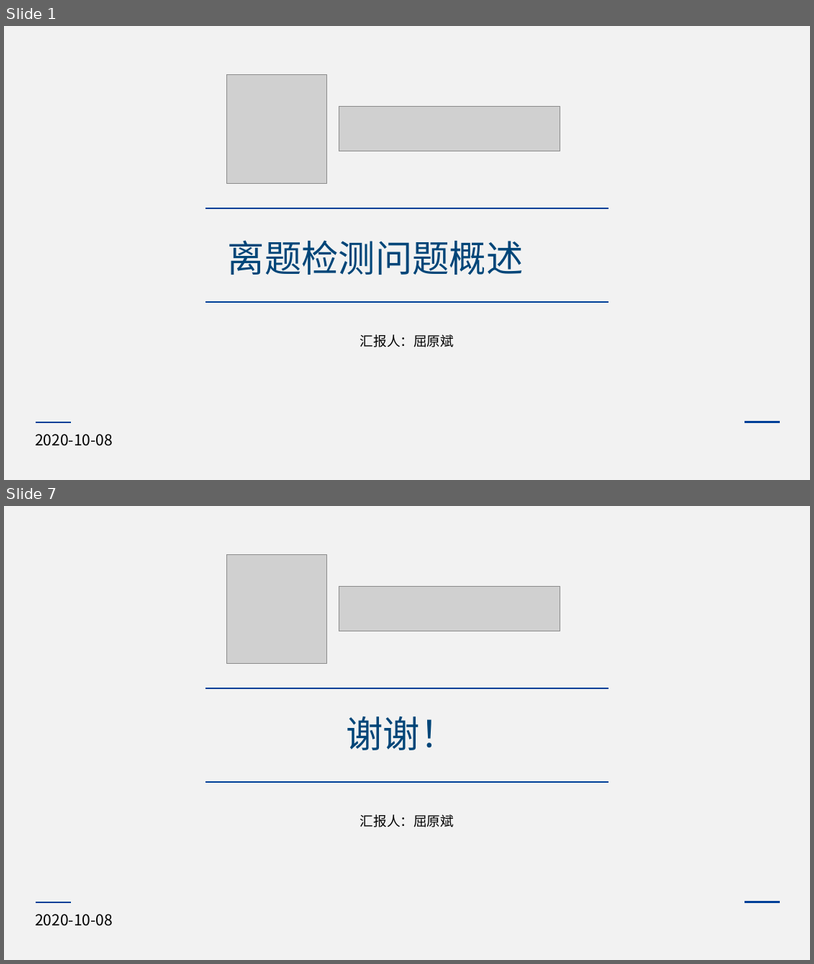
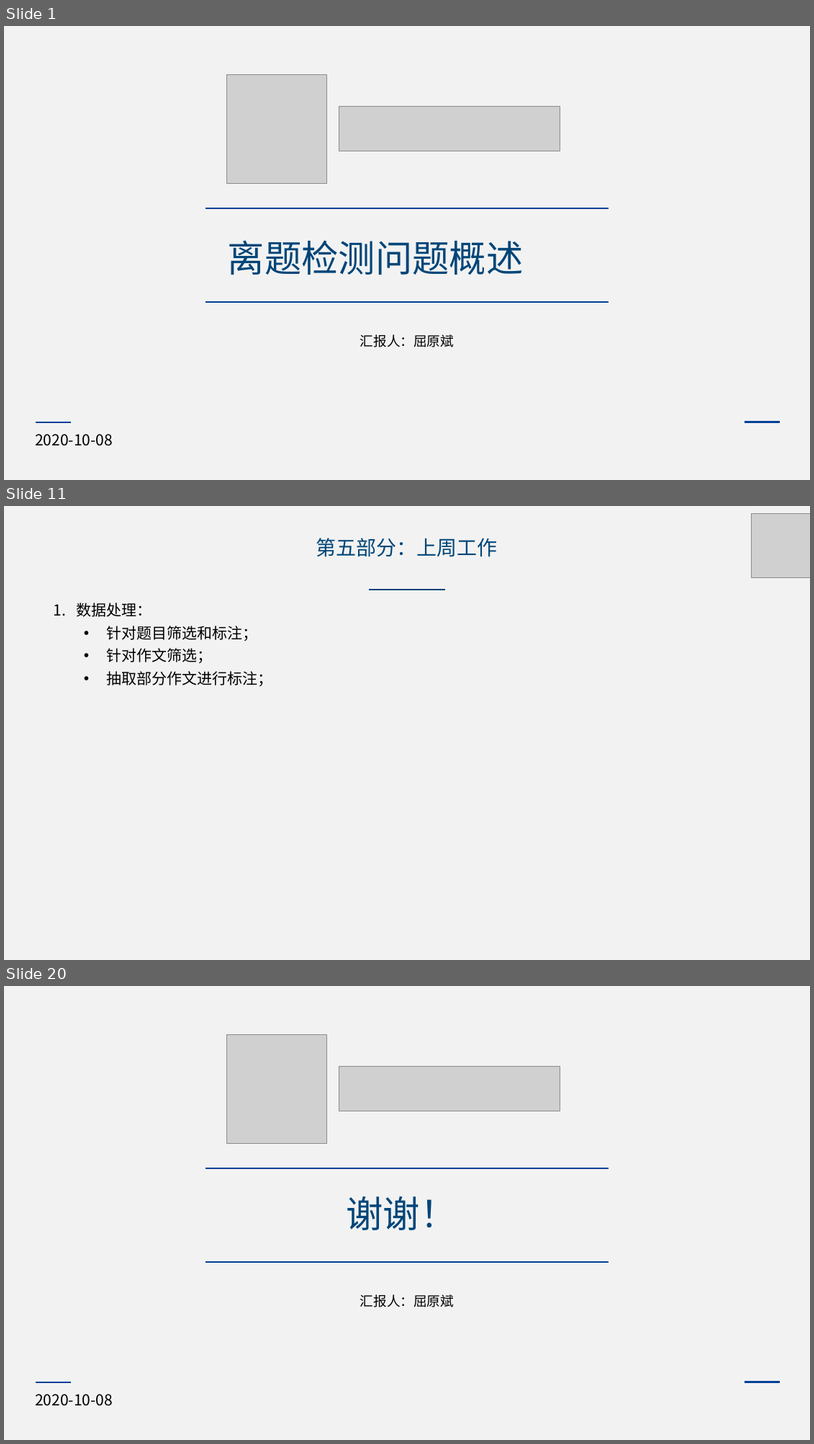
Before and after one commit to ybqu/courses, a slide deck: master/研究生工作/组会/屈原斌-组会-20201005.pptx. Shown one above the other, each under a label of ours: slides 1 and 7 before the commit, slides 1, 11 and 20 after it; the slides between them are not shown. The pictures are 814x964 and 814x1444 pixels, drawn with LibreOffice and Linux fonts; fonts in the diff are those of the drawing; grey boxes stand for pictures. Boxes give left, top, right and bottom in pixels: in the first picture for what was removed or moved away, otherwise in the second. Text is boxed around its words. In the diff, an @@ line names an element or a change of style, - is before the commit and + after.

```diff
--- a/master/研究生工作/组会/屈原斌-组会-20201005.pptx
+++ b/master/研究生工作/组会/屈原斌-组会-20201005.pptx
@@ slide 11 added at <box>4,506,810,960</box>, background #F2F2F2 @@
@@ picture added at <box>751,514,810,577</box> @@
@@ text added at <box>316,538,498,557</box>, 24 pt, text #004578 @@
+第五部分：上周工作
@@ line added from (369, 590) to (445, 590), #004578 1.5 pt @@
@@ text added at <box>76,602,273,686</box>, 18 pt, text #000000 @@
+1. 数据处理：
+  • 针对题目筛选和标注；
+  • 针对作文筛选；
+  • 抽取部分作文进行标注；
@@ what was slide 7 is now slide 20 @@
```
Also in this commit, not shown: 4 slides changed, 13 other slides added, 1 slide removed, 1 other file.
